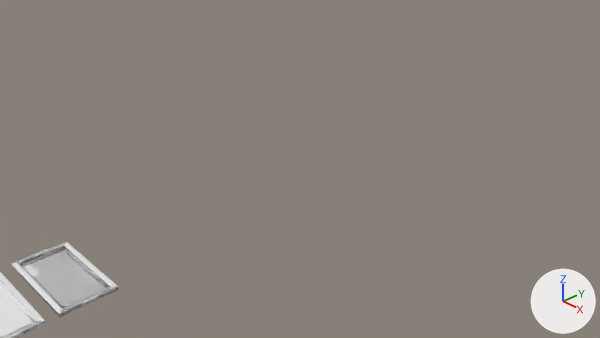
An edit to the Blender file File di blender/Youssef/quadri.blend, drawn before and after from the same camera.
Both versions are drawn from the file's camera 'Camera'. The lights are fixed; the arrows at lower right show +X, +Y and +Z.
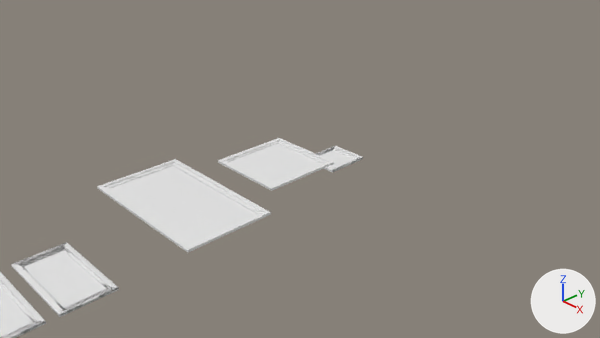
What differs and where, as boxes (x1, y1, x2, y2) in the pictures (600 x 338 px):
'Plane.006', shown: after (97, 159, 271, 252)
'Plane', deleted: before (11, 241, 119, 317)
'Plane.001', shown: after (218, 138, 334, 191)
'Plane.005', shown: after (316, 146, 363, 172)
'Plane.002', unchanged, uncovered by the edit: before (12, 247, 118, 317); after (11, 242, 119, 317)

What changed in the scene script:
```text
Change ob_plane_006:
    ob_plane_006.location: (0.0, -5.28, 0.12) -> (0.0, -1.91, 0.18)
    remove ob_plane_006.hide_set(True)  # its collection is switched off
Change ob_plane_001:
    ob_plane_001.location: (0.0, -3.39, 0.12) -> (0.0, -0.01, 0.18)
    remove ob_plane_001.hide_set(True)  # its collection is switched off
Change ob_plane_005:
    ob_plane_005.location: (0.0, -1.98, 0.12) -> (0.0, 1.39, 0.18)
    remove ob_plane_005.hide_set(True)  # its collection is switched off
Remove ob_plane:
    ob_plane = bpy.data.objects.new('Plane', me_plane_002)
    ob_plane.location = (0.0, -3.84, 0.12)
    ob_plane.rotation_euler = (0.0, 1.571, 0.0)  # degrees (0, 90, 0)
    ob_plane.scale = (0.00451, 0.00451, 0.00451)
    _m = ob_plane.modifiers.new('Subsurf', 'SUBSURF')
```
